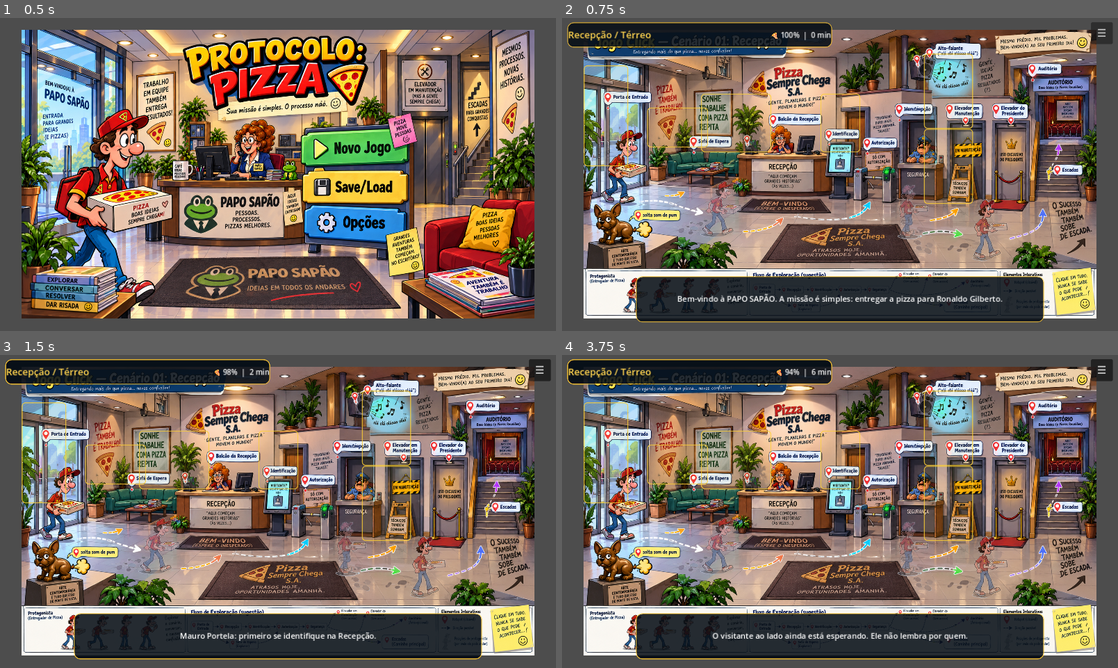
Above: before the commit, frames 1-4 (two rows, left to right).
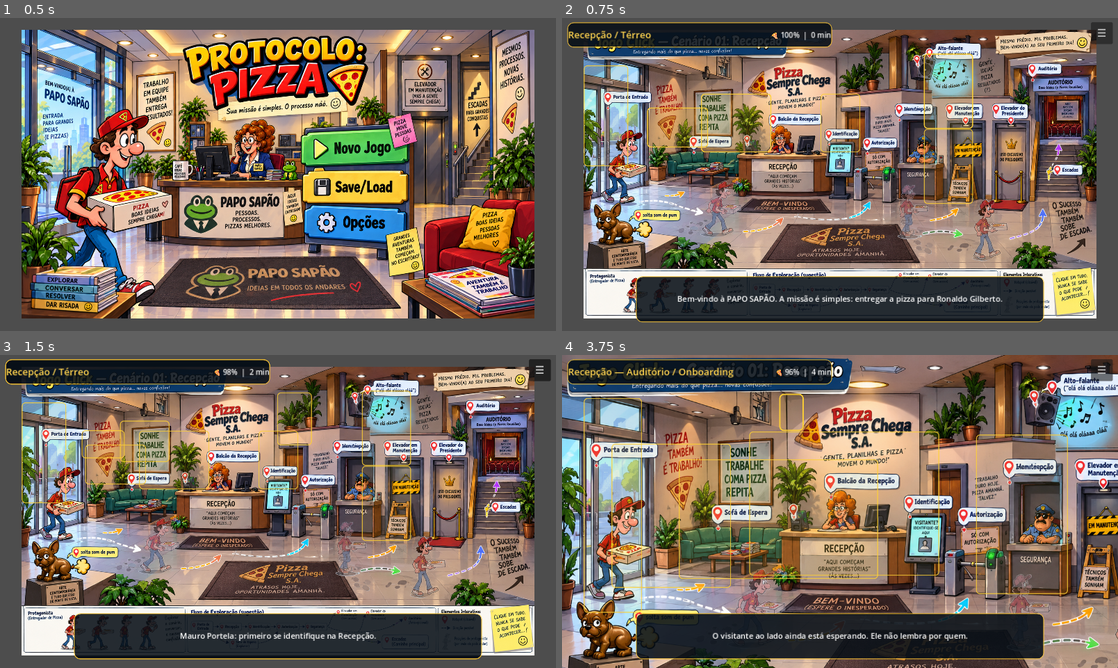
Above: after the commit, the same moments.

Repository: washincofer/protocolo-pizza
Game: Godot game, scene res://scenes/Main.tscn
Same seed, same stepped clock (60 frames per second), same inputs: the game is played once before the commit and once after it.
Inputs (mouse positions are in pixels of both pictures, inside the frame that each line leads up to):
- Up to frame 1 (0.5 s): no input
- Up to frame 2 (0.75 s): click (917, 146) at 0.5 s
- Up to frame 3 (1.5 s): click (272, 458) at 1.25 s
- Up to frame 4 (3.75 s): click (667, 445) at 2.02 s; click (667, 445) at 2.77 s; click (789, 411) at 3.52 s

Frame 1 is identical in both runs. In frame 2, 0.3% of the frame differs, in the area x 15-74%, y 11-43%; in frame 3, 0.3%; in frame 4, 81%, in the area x 0-100%, y 0-100%.
Error in both runs: Attempted to free a locked object (calling or emitting). (res://scripts/main.gd:21)

Commit message:
Ativa diálogos e subáreas no projeto Godot

Diff:
--- a/godot/project.godot
+++ b/godot/project.godot
@@ -18,6 +18,8 @@
 DebugTools="*res://scripts/debug_tools.gd"
 UIPolish="*res://scripts/ui_polish.gd"
 MusicManager="*res://scripts/music_manager.gd"
+DialogueUI="*res://scripts/dialogue_ui.gd"
+SubareaManager="*res://scripts/subarea_manager.gd"
 
 [display]
 window/size/viewport_width=1280
